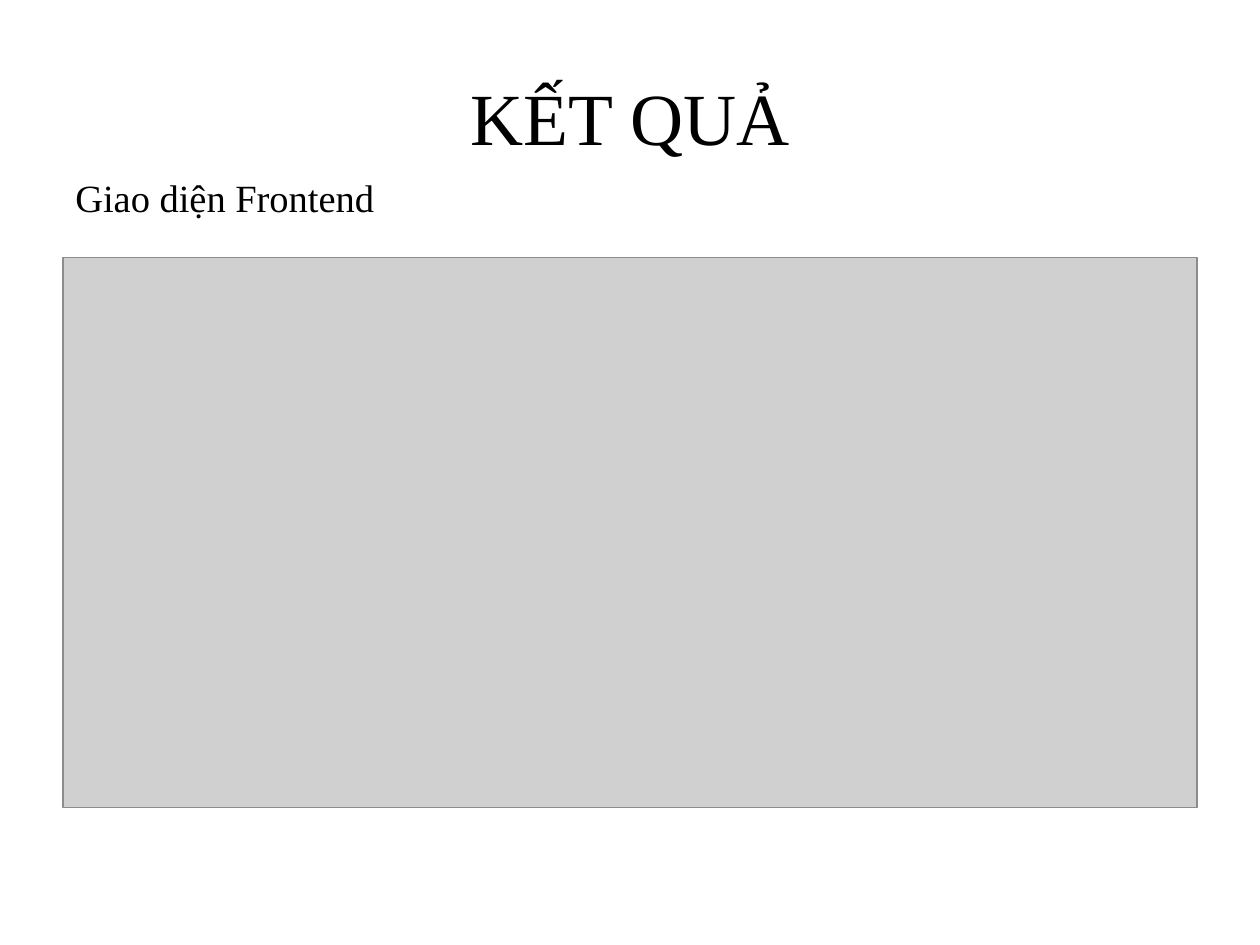
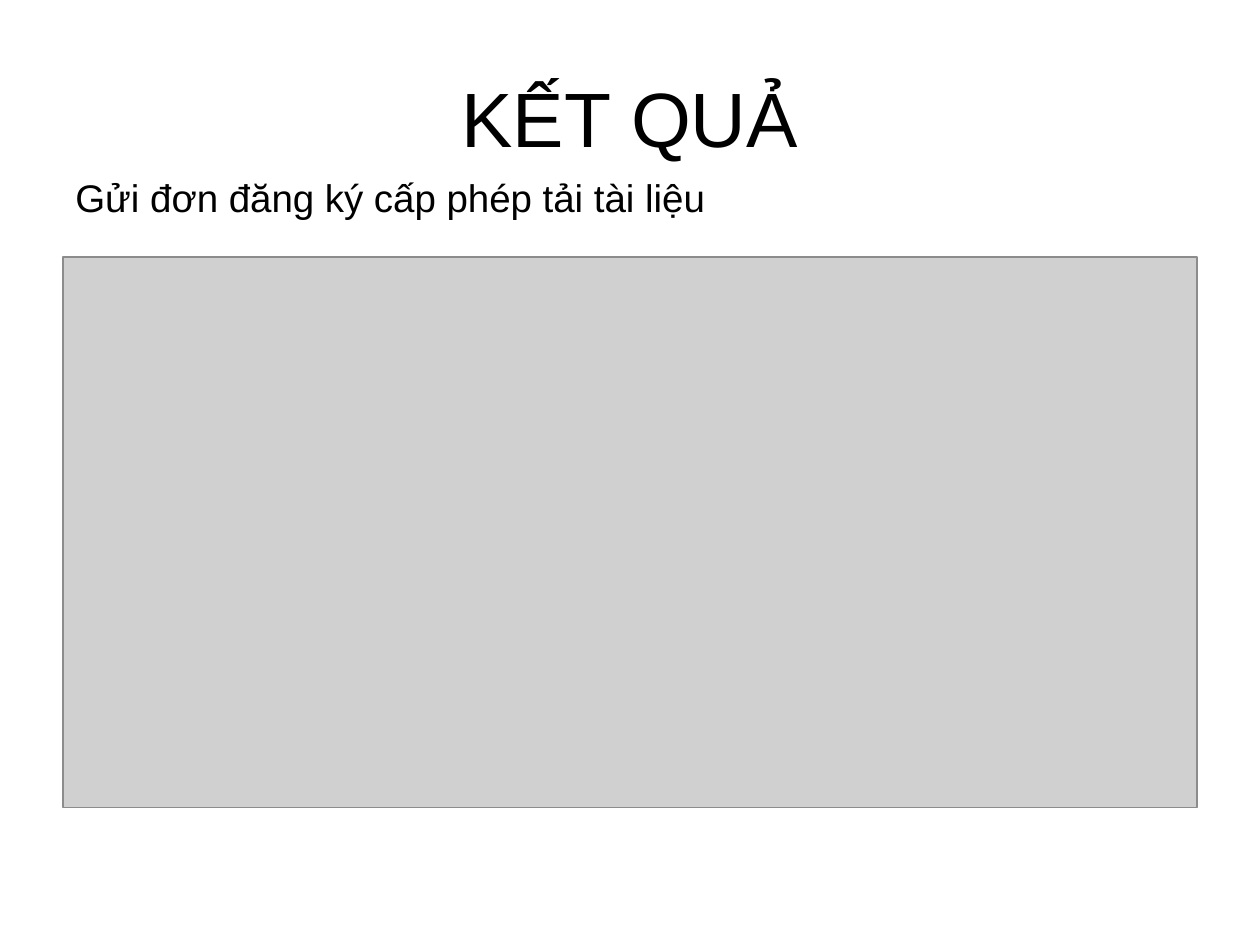
Before and after one commit to PVT961996/Web_VNLP, a slide deck: slide 24 of Khoaluan_doc/Bao_cao_khoa_hoc.pptx (slide 21 before the commit). Drawn at 1260x945 pixels with LibreOffice and Linux fonts; fonts in the diff are those of the drawing; grey boxes stand for pictures; background and template pictures are left out. Boxes give left, top, right and bottom in pixels: in the first picture for what was removed or moved away, otherwise in the second. Text is boxed around its words. In the diff, an @@ line names an element or a change of style, - is before the commit and + after.

```diff
--- a/Khoaluan_doc/Bao_cao_khoa_hoc.pptx
+++ b/Khoaluan_doc/Bao_cao_khoa_hoc.pptx
@@ title "KẾT QUẢ" at <box>462,86,798,162</box>: size 42 to 44 pt, font Times New Roman to Arial @@
@@ text at <box>75,182,705,220</box>: text changed; font Times New Roman to Arial @@
-Giao diện Frontend
+Gửi đơn đăng ký cấp phép tải tài liệu
```
Also in this commit, not shown: 18 other slides changed, 5 slides added, 1 slide removed, 15 other files.
